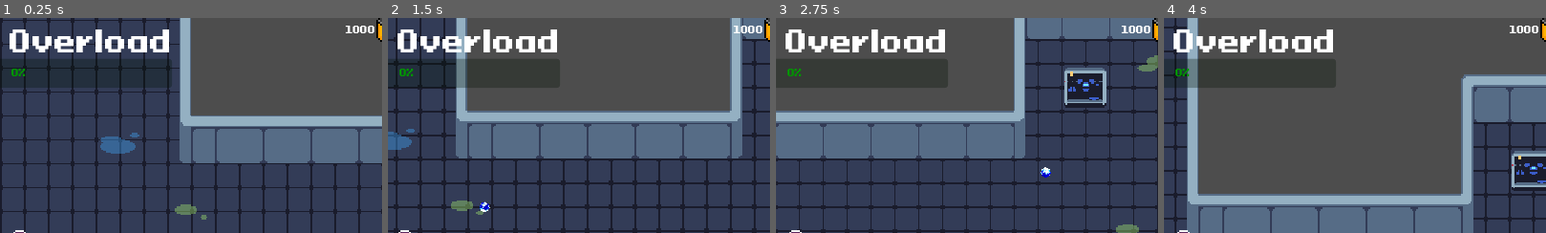
Above: before the commit, frames 1-4 (left to right).
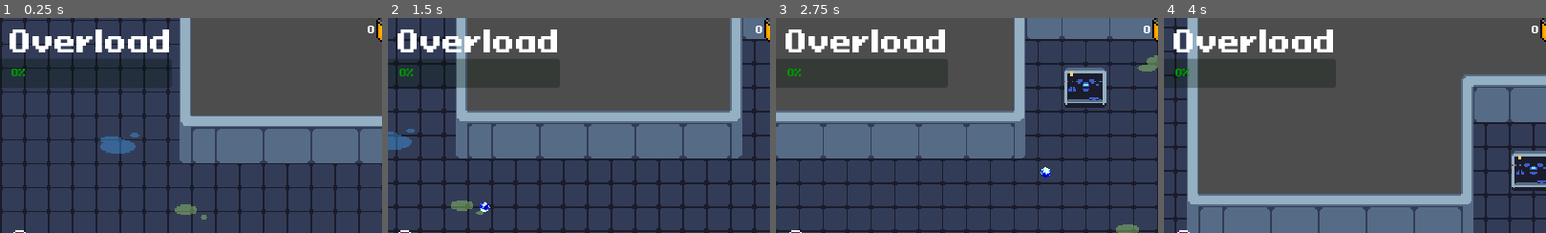
Above: after the commit, the same moments.

Repository: AugustanaCSC380January2024/final-game-solo
Game: Godot game, scene res://Scenes/Game.tscn
The game is run twice, just before and just after one commit, with the same random seed, the same clock (stepped at 60 frames per second) and the same inputs. Sound files missing from this copy of the repository are replaced by a short silence.
Inputs (mouse positions are % of the whole screen's width and height, from its top left):
- Up to frame 1 (0.25 s): no input
- Up to frame 2 (1.5 s): tap Enter at 0.5 s; move the mouse to (72, 45) at 0.52 s; hold D (move_right) 0.53-1.28 s; tap E (interact) at 0.6 s; click (72, 45) at 0.8 s; move the mouse to (30, 55) at 1.27 s; hold S (move_down) from 1.28 s (still down); click (30, 55) at 1.35 s
- Up to frame 3 (2.75 s): tap E (interact) at 1.55, 2.1 s; move the mouse to (60, 28) at 2.02 s; release S (move_down) at 2.03 s; hold D (move_right) from 2.03 s (still down); click (60, 28) at 2.3 s
- Up to frame 4 (4 s): move the mouse to (45, 70) at 2.77 s; release D (move_right) at 2.78 s; hold W (move_up) 2.78-3.53 s; click (45, 70) at 2.85 s; tap E (interact) at 3.05, 3.6 s; move the mouse to (80, 65) at 3.52 s; hold A (move_left) from 3.53 s (still down); click (80, 65) at 3.8 s
The pictures show only the part of the screen within x 48-98%, y 1-51%; the shares and areas given below are measured in that part.

The runs differ from the first frame. In frame 1, 0.2% of the frame differs, in the area x 90-98%, y 3-8%; in frame 2, 0.2%; in frame 3, 0.2%; in frame 4, 0.2%.

Commit message:
Fixed respawn bug and lack of currency

Diff:
--- a/Scenes/respawner.tscn
+++ b/Scenes/respawner.tscn
@@ -61,6 +61,7 @@
 frame_progress = 0.172997
 
 [node name="Respawn Timer" type="Timer" parent="."]
+one_shot = true
 
 [node name="RespawnLabel" type="Label" parent="."]
 layout_mode = 1
--- a/Scenes/store_ui.tscn
+++ b/Scenes/store_ui.tscn
@@ -177,7 +177,8 @@
 offset_top = 544.0
 offset_right = 456.0
 offset_bottom = 600.0
-text = "5"
+text = "10
+"
 
 [node name="Battery Icon4" type="AnimatedSprite2D" parent="."]
 position = Vector2(477, 571)
@@ -190,7 +191,7 @@
 offset_top = 544.0
 offset_right = 888.0
 offset_bottom = 600.0
-text = "5"
+text = "50"
 
 [node name="Battery Icon5" type="AnimatedSprite2D" parent="."]
 position = Vector2(909, 571)
--- a/Scripts/default_enemy.gd
+++ b/Scripts/default_enemy.gd
@@ -102,7 +102,7 @@
 		hurt_audio_player.play()
 		await hurt_audio_player.finished
 		var spawner= get_parent()
-		for num in range(0, round*3):
+		for num in range(0, round*5):
 			if randi() % 2:
 				var battery_instance = battery.instantiate()
 				spawner.add_child(battery_instance)
--- a/Scripts/game.gd
+++ b/Scripts/game.gd
@@ -40,7 +40,6 @@
 	store_ui.spent_batteries.connect(set_batteries)
 	update_beacon_max_label()
 	get_spawn_areas()
-	set_batteries(1000)
 	Input.set_custom_mouse_cursor(crosshair,0,Vector2(32,32))
 
 
@@ -183,6 +182,8 @@
 func _on_store_open_area_body_entered(body):
 	if body.is_in_group("player"):
 		player_in_store_region = true
+		if !round_ongoing:
+			$Store/AnimatedSprite2D.play("open")
 
 
 func _on_store_open_area_body_exited(body):
@@ -190,6 +191,9 @@
 		player_in_store_region = false
 		store_ui.visible = false
 		Input.set_custom_mouse_cursor(crosshair,0,Vector2(32,32))
+		player.can_shoot = true
+		$Store/AnimatedSprite2D.play("closed")
 
 func open_shop():
 	store_ui.visible = true
+	player.can_shoot = false
--- a/Scripts/player.gd
+++ b/Scripts/player.gd
@@ -36,6 +36,7 @@
 var energy_orb_container
 var alive = true
 var cooldown = false
+var can_shoot = true
 
 var energy_orb_scene = preload("res://Scenes/Projectiles/energy_orb.tscn")
 
@@ -80,7 +81,7 @@
 		animated_sprite.play("walking")
 
 func shoot():
-	if !cooldown:
+	if !cooldown && can_shoot:
 		cooldown = true
 		weapon_cooldown.start()
 		cooldown_progress.visible = true
--- a/Scripts/respawner.gd
+++ b/Scripts/respawner.gd
@@ -16,6 +16,7 @@
 		interval.start()
 		await interval.timeout
 	respawn_timer.start()
+	print("Started Respawn Timer")
 	update_label(0)
 	await respawn_timer.timeout
 	respawn_player.play()
--- a/Scripts/store_ui.gd
+++ b/Scripts/store_ui.gd
@@ -39,7 +39,6 @@
 	get_batteries()
 	if batteries >= int(heal_player_button.text):
 		spend(int(heal_player_button.text))
-		heal_player_button.text = str(int(heal_player_button.text) + 5)
 		player.health += player.max_health / 10.0
 
 
@@ -47,7 +46,6 @@
 	get_batteries()
 	if batteries >= int(heal_beacon_button.text):
 		spend(int(heal_beacon_button.text))
-		heal_beacon_button.text = str(int(heal_beacon_button.text) + 5)
 		beacon.current_health -= beacon.max_health / 10.0
 		if beacon.current_health < 0:
 			beacon.current_health = 0
